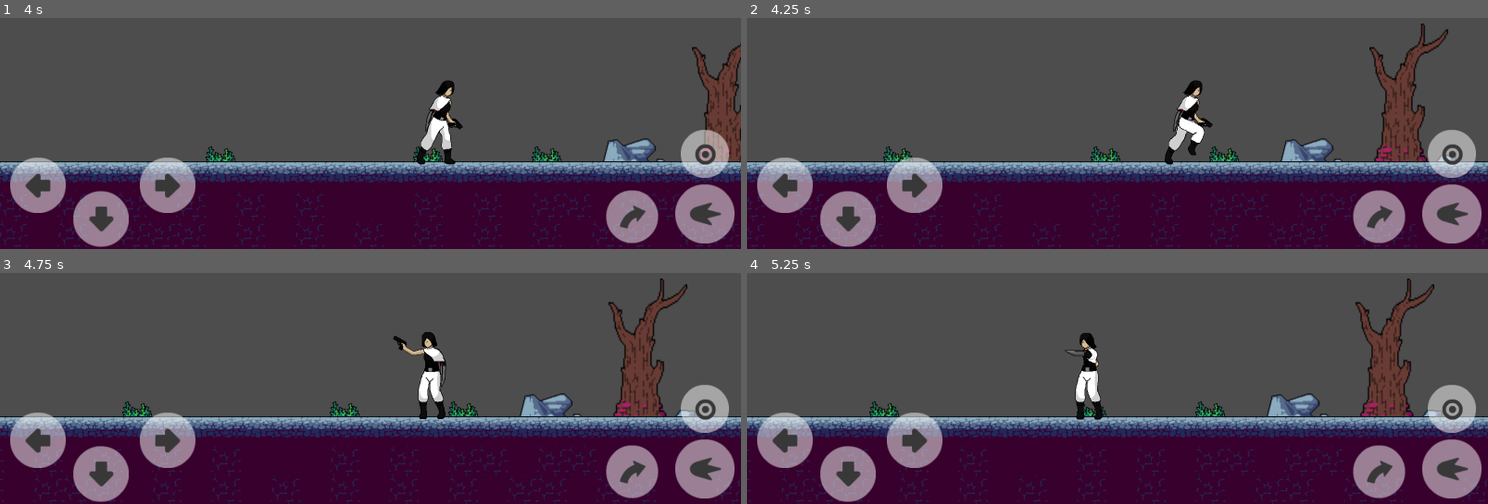
Above: before the commit, frames 1-4 (two rows, left to right).
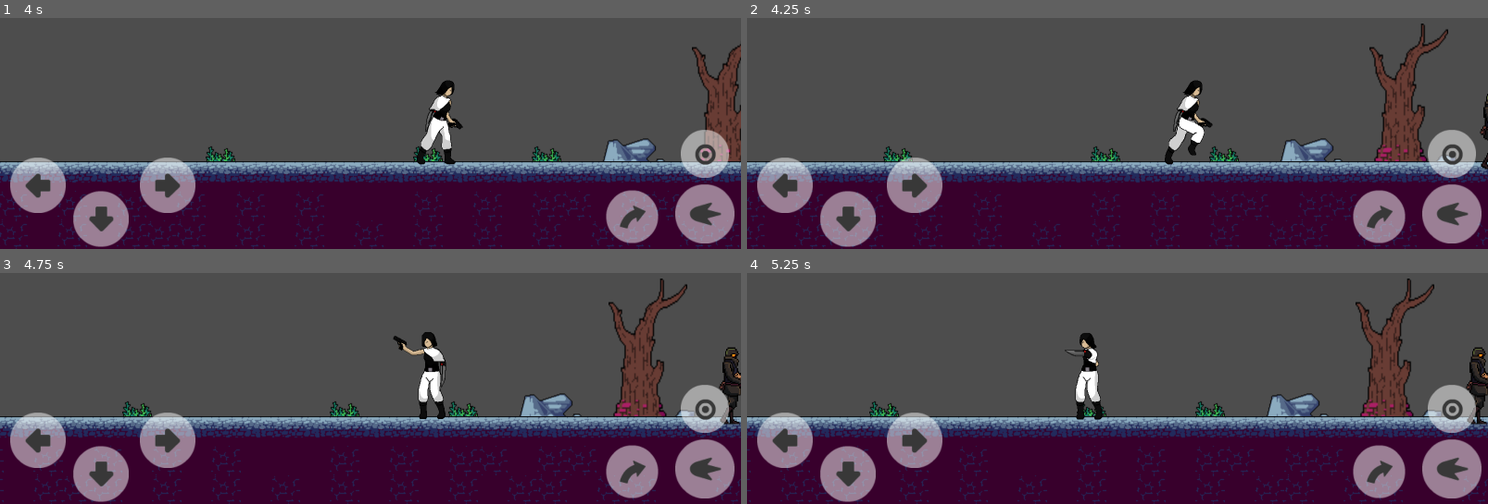
Above: after the commit, the same moments.

Repository: Corsa-Technologies/Terra1-seguro
Game: Godot game, scene res://Níveis/Nível 1.tscn
Two runs of this game, one before a commit and one after it. Both use one fixed random seed, a clock stepped at 60 frames per second and the inputs below. This scene is started directly instead of the project's main scene.
Inputs:
- Up to frame 1 (4 s): tap Enter (ataque) at 0.5 s; hold Enter (ataque) 0.53-1.28 s; hold Right (ui_right) 0.53-2.03 s; tap Up (ui_up) at 0.77, 1.52, 3.02, 3.77 s; tap Backspace (tiro) at 1.35, 2.85 s; hold Left (ui_left) 2.03-2.78 s; hold Enter (ataque) 2.03-2.78 s; hold Right (ui_right) from 2.78 s (still down); hold Enter (ataque) from 3.53 s (still down)
- Up to frame 2 (4.25 s): keep holding Right (ui_right); keep holding Enter (ataque)
- Up to frame 3 (4.75 s): release Right (ui_right) at 4.28 s; release Enter (ataque) at 4.28 s; hold Left (ui_left) from 4.28 s (still down); tap Backspace (tiro) at 4.35 s; tap Up (ui_up) at 4.52 s
- Up to frame 4 (5.25 s): release Left (ui_left) at 5.03 s; hold Right (ui_right) from 5.03 s (still down); hold Enter (ataque) from 5.03 s (still down)

Frame 1 is identical in both runs. In frame 2, 0.2% of the frame differs, in the area x 98-100%, y 32-66%; in frame 3, 0.6%, in the area x 97-100%, y 32-66%; in frame 4, 0.6%.

Commit message:
"criado cena de inimigo1"

Diff:
--- /dev/null
+++ b/Assets/inimigos/inimigo1/inimigo_1.tscn
@@ -0,0 +1,137 @@
+[gd_scene load_steps=19 format=3 uid="uid://d2gp1dbwx1wdj"]
+
+[ext_resource type="Texture2D" uid="uid://bqnuc26vom4bv" path="res://Assets/inimigos/inimigo1/Idle.png" id="1_a1xoq"]
+[ext_resource type="Texture2D" uid="uid://me3ihp8vfgwg" path="res://Assets/inimigos/inimigo1/Walk.png" id="3_4lqhr"]
+
+[sub_resource type="AtlasTexture" id="AtlasTexture_g8uav"]
+atlas = ExtResource("1_a1xoq")
+region = Rect2(0, 37, 128, 91)
+
+[sub_resource type="AtlasTexture" id="AtlasTexture_terbk"]
+atlas = ExtResource("1_a1xoq")
+region = Rect2(128, 37, 128, 91)
+
+[sub_resource type="AtlasTexture" id="AtlasTexture_seqo8"]
+atlas = ExtResource("1_a1xoq")
+region = Rect2(256, 37, 128, 91)
+
+[sub_resource type="AtlasTexture" id="AtlasTexture_er1nm"]
+atlas = ExtResource("1_a1xoq")
+region = Rect2(384, 37, 128, 91)
+
+[sub_resource type="AtlasTexture" id="AtlasTexture_5npab"]
+atlas = ExtResource("1_a1xoq")
+region = Rect2(512, 37, 128, 91)
+
+[sub_resource type="AtlasTexture" id="AtlasTexture_1x1f5"]
+atlas = ExtResource("1_a1xoq")
+region = Rect2(640, 37, 128, 91)
+
+[sub_resource type="AtlasTexture" id="AtlasTexture_xgog1"]
+atlas = ExtResource("1_a1xoq")
+region = Rect2(768, 37, 128, 91)
+
+[sub_resource type="AtlasTexture" id="AtlasTexture_3ilge"]
+atlas = ExtResource("3_4lqhr")
+region = Rect2(0, 54, 128, 74)
+
+[sub_resource type="AtlasTexture" id="AtlasTexture_kphhc"]
+atlas = ExtResource("3_4lqhr")
+region = Rect2(128, 54, 128, 74)
+
+[sub_resource type="AtlasTexture" id="AtlasTexture_sl6a6"]
+atlas = ExtResource("3_4lqhr")
+region = Rect2(256, 54, 128, 74)
+
+[sub_resource type="AtlasTexture" id="AtlasTexture_e12lp"]
+atlas = ExtResource("3_4lqhr")
+region = Rect2(384, 54, 128, 74)
+
+[sub_resource type="AtlasTexture" id="AtlasTexture_lqxen"]
+atlas = ExtResource("3_4lqhr")
+region = Rect2(512, 54, 128, 74)
+
+[sub_resource type="AtlasTexture" id="AtlasTexture_6jjd3"]
+atlas = ExtResource("3_4lqhr")
+region = Rect2(640, 54, 128, 74)
+
+[sub_resource type="AtlasTexture" id="AtlasTexture_nwe86"]
+atlas = ExtResource("3_4lqhr")
+region = Rect2(768, 54, 128, 74)
+
+[sub_resource type="SpriteFrames" id="SpriteFrames_yla2x"]
+animations = [{
+"frames": [{
+"duration": 1.0,
+"texture": SubResource("AtlasTexture_g8uav")
+}, {
+"duration": 1.0,
+"texture": SubResource("AtlasTexture_terbk")
+}, {
+"duration": 1.0,
+"texture": SubResource("AtlasTexture_seqo8")
+}, {
+"duration": 1.0,
+"texture": SubResource("AtlasTexture_er1nm")
+}, {
+"duration": 1.0,
+"texture": SubResource("AtlasTexture_5npab")
+}, {
+"duration": 1.0,
+"texture": SubResource("AtlasTexture_1x1f5")
+}, {
+"duration": 1.0,
+"texture": SubResource("AtlasTexture_xgog1")
+}],
+"loop": true,
+"name": &"idle",
+"speed": 8.0
+}, {
+"frames": [{
+"duration": 1.0,
+"texture": SubResource("AtlasTexture_3ilge")
+}, {
+"duration": 1.0,
+"texture": SubResource("AtlasTexture_kphhc")
+}, {
+"duration": 1.0,
+"texture": SubResource("AtlasTexture_sl6a6")
+}, {
+"duration": 1.0,
+"texture": SubResource("AtlasTexture_e12lp")
+}, {
+"duration": 1.0,
+"texture": SubResource("AtlasTexture_lqxen")
+}, {
+"duration": 1.0,
+"texture": SubResource("AtlasTexture_6jjd3")
+}, {
+"duration": 1.0,
+"texture": SubResource("AtlasTexture_nwe86")
+}],
+"loop": true,
+"name": &"walk",
+"speed": 5.0
+}]
+
+[sub_resource type="RectangleShape2D" id="RectangleShape2D_uxhbb"]
+size = Vector2(32, 70)
+
+[node name="Inimigo1" type="CharacterBody2D"]
+position = Vector2(46, 17)
+collision_layer = 2
+collision_mask = 2
+
+[node name="AnimatedSprite2D" type="AnimatedSprite2D" parent="."]
+light_mask = 2
+visibility_layer = 2
+texture_filter = 1
+position = Vector2(45.5, 16.75)
+scale = Vector2(1.27344, 1.23649)
+sprite_frames = SubResource("SpriteFrames_yla2x")
+animation = &"walk"
+frame_progress = 0.579729
+
+[node name="CollisionShape2D" type="CollisionShape2D" parent="."]
+position = Vector2(43, 18)
+shape = SubResource("RectangleShape2D_uxhbb")
--- a/Níveis/Nível 1.tscn
+++ b/Níveis/Nível 1.tscn
@@ -9,7 +9,8 @@
 [ext_resource type="Texture2D" uid="uid://caaep5o1ebj5r" path="res://Assets/objetos/Trees/1.png" id="6_fqlyo"]
 [ext_resource type="Texture2D" uid="uid://dcgkpb2agtuwp" path="res://Assets/objetos/Stones/6.png" id="7_fv06q"]
 [ext_resource type="Texture2D" uid="uid://c67ev6poxytqe" path="res://Assets/objetos/Stones/1.png" id="8_wll6h"]
-[ext_resource type="Texture2D" uid="uid://ctvqje3xljlob" path="res://Assets/pixil-frame-0.png" id="10_y0yds"]
+[ext_resource type="Texture2D" uid="uid://ctvqje3xljlob" path="res://Assets/objetos/pixil-frame-0.png" id="10_y0yds"]
+[ext_resource type="PackedScene" uid="uid://d2gp1dbwx1wdj" path="res://Assets/inimigos/inimigo1/inimigo_1.tscn" id="11_j75aj"]
 
 [sub_resource type="TileSetAtlasSource" id="TileSetAtlasSource_t5wy2"]
 texture = ExtResource("1_qes8s")
@@ -647,5 +648,11 @@
 position = Vector2(437, 244)
 texture = ExtResource("5_l6u1q")
 
+[node name="Inimigo1" parent="." instance=ExtResource("11_j75aj")]
+position = Vector2(557, 238)
+
+[node name="Inimigo2" parent="." instance=ExtResource("11_j75aj")]
+position = Vector2(310, 238)
+
 [connection signal="body_entered" from="Area2D" to="Area2D" method="_on_body_entered"]
 [connection signal="body_exited" from="Area2D" to="Area2D" method="_on_body_exited"]
--- a/Níveis/Nível 2.tscn
+++ b/Níveis/Nível 2.tscn
@@ -866,7 +866,7 @@
 
 [node name="Mundo" type="TileMapLayer" parent="."]
 z_index = 1
-position = Vector2(63, 9)
+position = Vector2(64, 9)
 tile_map_data = PackedByteArray("AAAFAAkAAAABAAAAAAAGAAkAAAABAAAAAAAHAAkAAAABAAAAAAAIAAkAAAABAAAAAAAJAAkAAAABAAAAAAAKAA …(9072 unchanged characters)…
 tile_set = SubResource("TileSet_snkoj")
 
Binary file added: Assets/inimigos/inimigo1/Attack.png
Not shown, added: Assets/inimigos/inimigo1/Attack.png.import
Binary file added: Assets/inimigos/inimigo1/Dead.png
Not shown, added: Assets/inimigos/inimigo1/Dead.png.import
Binary file added: Assets/inimigos/inimigo1/Hurt.png
Not shown, added: Assets/inimigos/inimigo1/Hurt.png.import
Binary file added: Assets/inimigos/inimigo1/Idle.png
Not shown, added: Assets/inimigos/inimigo1/Idle.png.import
Binary file added: Assets/inimigos/inimigo1/Shot_1.png
Not shown, added: Assets/inimigos/inimigo1/Shot_1.png.import
Binary file added: Assets/inimigos/inimigo1/Shot_2.png
Not shown, added: Assets/inimigos/inimigo1/Shot_2.png.import
(and 7 more such lines)
